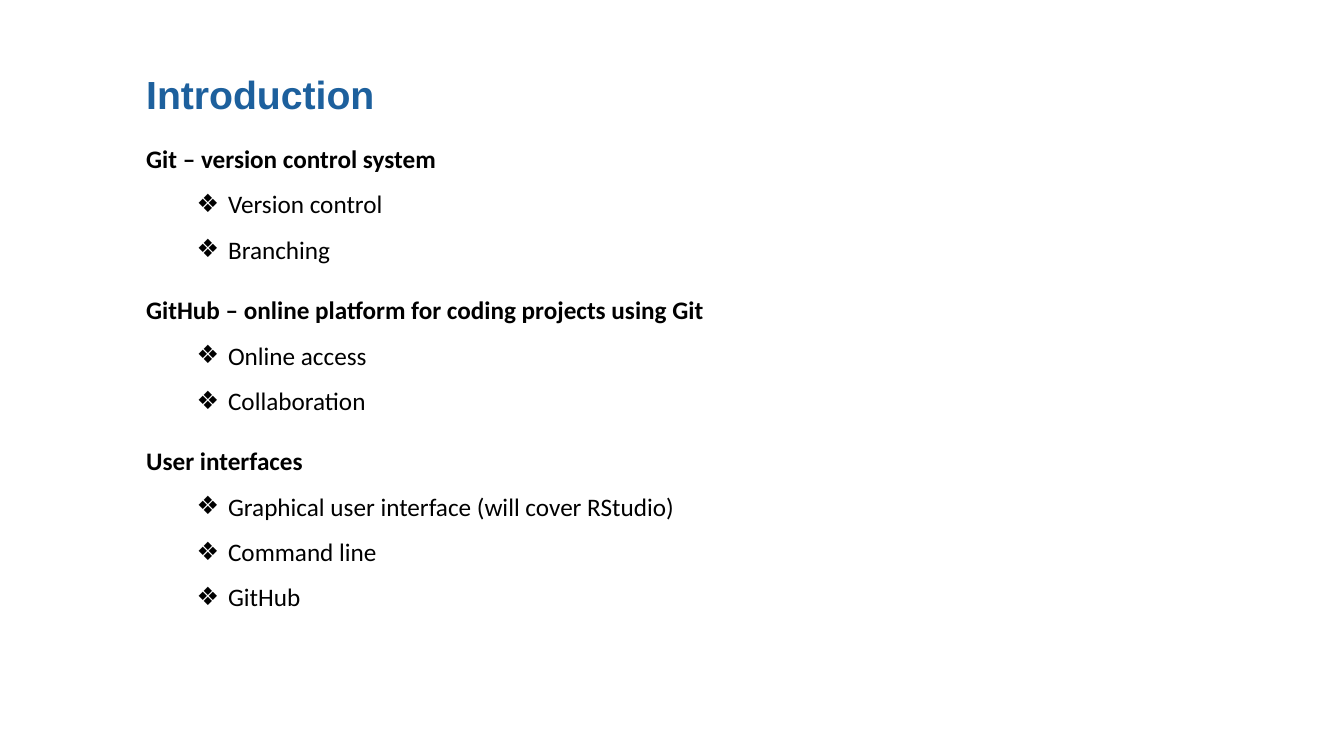
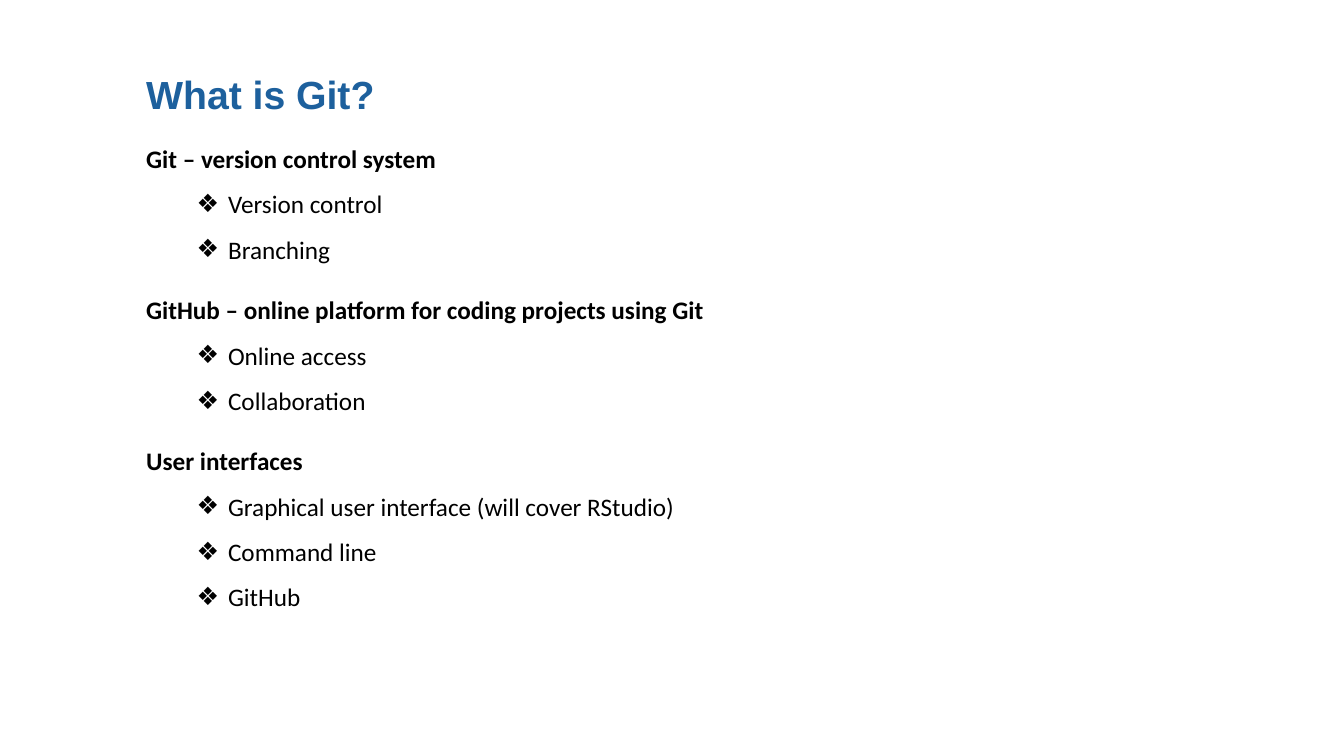
Before and after one commit to moj-analytical-services/intro_to_github_training, a slide deck: slide 4 of GitGitHub slides.pptx (slide 3 before the commit). Drawn at 1344x756 pixels with LibreOffice and Linux fonts; fonts in the diff are those of the drawing. Boxes give left, top, right and bottom in pixels: in the first picture for what was removed or moved away, otherwise in the second. Text is boxed around its words. In the diff, an @@ line names an element or a change of style, - is before the commit and + after.

```diff
--- a/GitGitHub slides.pptx
+++ b/GitGitHub slides.pptx
@@ text at <box>146,80,374,110</box>: text changed @@
-Introduction
+What is Git?
```
Also in this commit, not shown: 8 other slides changed, 4 slides added, 1 slide removed, 1 other file.
